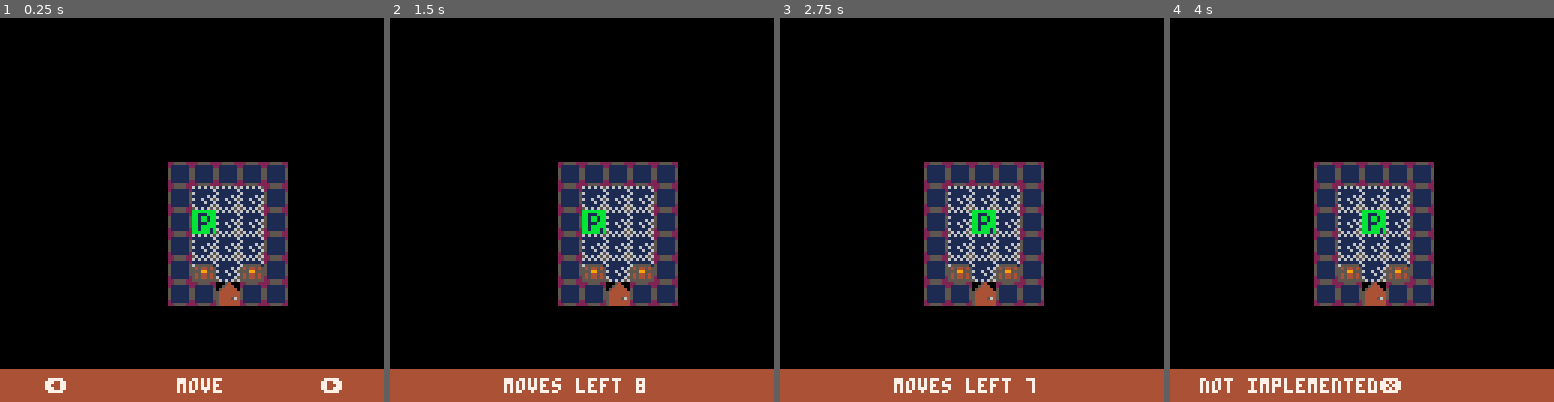
Above: before the commit, frames 1-4 (left to right).
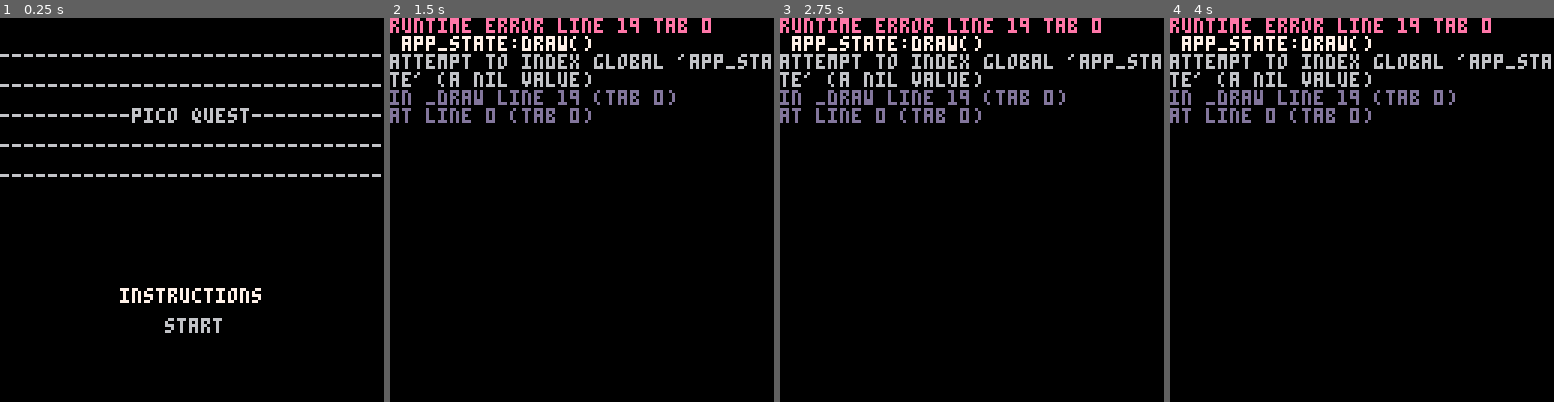
Above: after the commit, the same moments.

Repository: rad-corps/HQuest
Game: PICO-8 cartridge hq.p8
Two runs of this game, one before a commit and one after it. Both use one fixed random seed, a clock stepped at 60 frames per second and the inputs below.
Inputs:
- Up to frame 1 (0.25 s): no input
- Up to frame 2 (1.5 s): tap X (X key) at 0.33, 1.07 s; tap O (Z key) at 0.7 s
- Up to frame 3 (2.75 s): hold Right 1.6-2.1 s; tap O (Z key) at 1.7, 2.1, 2.5 s; tap X (X key) at 1.85 s; hold Up 2.15-2.42 s; hold Right from 2.47 s (still down)
- Up to frame 4 (4 s): tap O (Z key) at 2.9, 3.3, 3.7 s; tap X (X key) at 2.97 s; release Right at 3.03 s; hold Left 3.08-3.58 s; hold Down 3.63-3.97 s

The runs differ from the first frame. In frame 1, 24% of the frame differs, in the area x 0-100%, y 9-100%; in frame 2, 26%, in the area x 0-100%, y 0-100%; in frame 3, 26%; in frame 4, 26%.
Error after the commit: runtime error line 19 tab 0; app_state:draw(); attempt to index global 'app_state' (a nil value)

Commit message:
massive refactor

Diff:
--- a/hq.p8
+++ b/hq.p8
@@ -2,91 +2,157 @@
 version 8
 __lua__
 
+--pico 8 functions
+
 function _init()
-	--state = "move_or_action"
-	wallid = 32
-	actor_index=1
-	map_w=34
-	map_h=25
-	textanimcolour = 5
-	mission_num = 1
-	cam_cache = {0,0}
-
-	move_or_action_menu = {}
-	move_or_action_menu[1] = "         move        "
-	move_or_action_menu[2] = "        attack       "
-	move_or_action_menu[3] = "  search for traps   "
-	move_or_action_menu[4] = " search for treasure "
-	move_or_action_menu[5] = "       use item      "
-	move_or_action_menu[6] = "     player stats    "
-	move_or_action_menu[7] = "     finish turn     "
-
-	rooms={}
-	init_rooms_array()
-
-	my_gui = gui:new()
-
-	--init players and enemies
-	actors={}
-	actors[1] = player:new()
-
-	enemy_type = {}
-
-	--name, hp, ap
-	add(enemy_type, {"goblin",10,2,1,1,1, 16})
-	add(enemy_type, {"skeleton",6,2,2,1,0, 17})
-	add(enemy_type, {"zombie",5,2,3,1,0,18})
-	add(enemy_type, {"orc",8,3,2,1,2,19})
-	add(enemy_type, {"fimir",6,3,3,2,3,20})
-	add(enemy_type, {"mummy",4,3,4,2,0,21})
-	add(enemy_type, {"chaos warrior",7,4,4,3,3,22})
-	add(enemy_type, {"gargoyle",6,4,5,3,4,23})
-
-	chests={}
-
-	timer=0
-
-	init_mission(mission_num)
-end
-
-gui = {}
-
-function gui:new(o)
-	o = o or {}   -- create object if user does not provide one
-	setmetatable(o, self)
-	self.__index = self
-	self.animator = 5
-	self.messages = {}
-	return o
-end
-
-function gui:add_message(msg, callback)
-	local gui_msg = {msg, callback}
-	add(self.messages, gui_msg)
-end
-
-function gui:active_messages()
-	return #self.messages > 0
-end
-
-function gui:update()
-	if #self.messages > 0 then
-		if (btnp(5)) then
-			if self.messages[1][2] != nil then
-				self.messages[1][2]()
+	app_state = main_menu_state
+	animator = 5
+end
+
+function _update()
+	app_state:update()
+end
+
+function _draw()
+	cls()
+
+	animator += 1
+	if (animator > 7) animator = 5
+
+	app_state:draw()
+end
+
+--app states
+------------------------------------------
+main_menu_state={
+	selection = 1,
+
+	update = function()
+		if ( btnp(2) ) then --up
+			main_menu_state.selection += 1
+		elseif ( btnp(3) ) then --down
+			main_menu_state.selection -= 1
+		elseif btnp(5) then
+			if (main_menu_state.selection == 1) then
+				app_state = instructions
 			end
-			pop(self.messages)
-		end
-	end
-end
-
-function gui:draw()
-	camera()
-	rectfill(0,117,128,128, 4)
-	local p = actors[1]
-
-	if p.state == "player_stats" then
+			if (main_menu_state.selection == 2) then
+				app_state = character_select_state
+			end
+		end
+
+		if (main_menu_state.selection > 2) main_menu_state.selection = 1
+		if (main_menu_state.selection < 1) main_menu_state.selection = 2
+	end,
+
+	draw = function()
+		print("---------------------------------", 0, 10, 6)
+		print("---------------------------------", 0, 20)
+		print("-----------pico quest------------", 0, 30)
+		print("---------------------------------", 0, 40)
+		print("---------------------------------", 0, 50)
+		if ( main_menu_state.selection == 1) then
+			print("instructions", 40, 90, animator)
+			print("start", 55, 100, 6)
+		elseif main_menu_state.selection == 2 then
+			print("instructions", 40, 90, 6)
+			print("start", 55, 100, animator)
+		end
+	end
+}
+
+character_select_state={
+	update = function()
+		--todo move this line to inside game_state
+		game_state:init()
+		app_state = game_state
+	end,
+
+	draw = function()
+
+	end
+}
+
+game_state={
+	init=function()
+		wallid = 32
+		actor_index=1
+		map_w=34
+		map_h=25
+		mission_num = 1
+		cam_cache = {0,0}
+
+		move_or_action_menu = {}
+		move_or_action_menu[1] = "         move        "
+		move_or_action_menu[2] = "        attack       "
+		move_or_action_menu[3] = "       use item      "
+		move_or_action_menu[4] = "     player stats    "
+		move_or_action_menu[5] = "     finish turn     "
+
+		rooms={}
+		init_rooms_array()
+
+		--init players and enemies
+		actors={}
+		actors[1] = player:new()
+		actors[1]:init("barbarian")
+
+		enemy_type = {}
+
+		--name, hp, ap
+		add(enemy_type, {"goblin",10,2,1,1,1, 16})
+		add(enemy_type, {"skeleton",6,2,2,1,0, 17})
+		add(enemy_type, {"zombie",5,2,3,1,0,18})
+		add(enemy_type, {"orc",8,3,2,1,2,19})
+		add(enemy_type, {"fimir",6,3,3,2,3,20})
+		add(enemy_type, {"mummy",4,3,4,2,0,21})
+		add(enemy_type, {"chaos warrior",7,4,4,3,3,22})
+		add(enemy_type, {"gargoyle",6,4,5,3,4,23})
+
+		chests={}
+
+		timer=0
+
+		init_mission(mission_num)
+	end,
+
+	update=function()
+		if gui:active_messages() then
+			gui:update()
+		else
+			--update only the current actor
+			actors[actor_index]:update()
+		end
+	end,
+
+	draw=function()
+		for rm in all(rooms) do
+			rm:draw()
+		end
+
+		--draw all actors
+		for ac in all(actors) do
+			ac:draw()
+		end
+
+		--draw all chests
+		for ch in all(chests) do
+			ch:draw()
+		end
+
+		gui:draw()
+	end
+}
+
+player_stats_state = {
+	update = function()
+		if (btnp(4)) app_state = game_state
+	end,
+
+	draw = function()
+		camera()
 		rectfill(0,0,128,128, 4)
+		local p = actors[1]
 		print("name: " .. p.name, 10, 10, 7)
 		print("att: " .. p.ap, 10, 20, 7)
 		print("def: " .. p.dp, 50, 20, 7)
@@ -99,7 +165,35 @@
 			print(item_num_to_string(it), 10, y_offset, 7)
 			y_offset += 10
 		end
-	elseif p.state == "select_item" then
+		restore_camera()
+	end
+}
+
+item_select_state = {
+	update = function ()
+		local p = actors[1]
+		if (btnp(2)) p.item_selection -= 1
+		if (btnp(3)) p.item_selection += 1
+		if (p.item_selection < 1) p.item_selection = #p.items
+		if (p.item_selection > #p.items) p.item_selection = 1
+		if (btnp(5)) then
+			--get item type
+			local item = p.items[p.item_selection]
+			if item == 1 then -- potion
+				local old_bp = p.bp
+				p.bp += 4
+				if(p.bp > p.max_bp) p.bp = p.max_bp
+				gui.add_message("used potion of heal")
+				gui.add_message(p.bp - old_bp .. " body restored" )
+			end
+			del(p.items, p.items[p.item_selection])
+			app_state = game_state
+		end
+	end,
+
+	draw = function()
+		local p = actors[1]
+		camera()
 		rectfill(0,0,128,128, 4)
 		print("items:", 10, 40, 7)
 		local y_offset = 50
@@ -112,33 +206,65 @@
 			end
 			y_offset += 10
 		end
-	end
-
-	self.animator += 1
-	if self.animator > 7 then self.animator = 5 end
-
-	if #self.messages > 0 then
-		print(self.messages[1][1] .. "\x97", 10, 120, 7)
-
-	elseif actor_index == 1 then --draw player gui
-
-		if actors[1].state == "move" then
-			print("       moves left " .. actors[1].ml, 10, 120, 7)
-		elseif actors[1].state == "move_or_action" then
-				print("\x8b" .. move_or_action_menu[actors[1].menu_selection] .. "\x91", 15, 120, 7)
-		elseif actors[1].state == "attack_menu" then
-			print(" \x8bselect enemy\x91   attack\x97", 5, 120, 7)
-			--get cell to hilight
-			local en = actors[1].adjacent_enemies[actors[1].attack_selection]
-			restore_camera()
-			rect(en.x * 8, en.y * 8, en.x * 8 + 7, en.y * 8 + 7, self.animator)
-		end
-	end
-
-	restore_camera()
-end
+		restore_camera()
+	end
+}
+
+--gui
+--------------------------------------
+
+gui = {
+	messages = {},
+
+	add_message = function (msg, callback)
+		local gui_msg = {msg, callback}
+		add(gui.messages, gui_msg)
+	end,
+
+	active_messages = function()
+		return #gui.messages > 0
+	end,
+
+	update = function()
+		if #gui.messages > 0 then
+			if (btnp(5)) then
+				if gui.messages[1][2] != nil then
+					gui.messages[1][2]()
+				end
+				pop(gui.messages)
+			end
+		end
+	end,
+
+	draw = function()
+		camera()
+		rectfill(0,117,128,128, 4)
+		local p = actors[1]
+
+		if #gui.messages > 0 then
+			print(gui.messages[1][1] .. "\x97", 10, 120, 7)
+
+		elseif actor_index == 1 then --draw player gui
+
+			if p.state == "move" then
+				print("       moves left " .. p.ml, 10, 120, 7)
+			elseif p.state == "move_or_action" then
+					print("\x8b" .. move_or_action_menu[p.menu_selection] .. "\x91", 15, 120, 7)
+			elseif p.state == "attack_menu" then
+				print(" \x8bselect enemy\x91   attack\x97", 5, 120, 7)
+				--get cell to hilight
+				local en = p.adjacent_enemies[p.attack_selection]
+				restore_camera()
+				rect(en.x * 8, en.y * 8, en.x * 8 + 7, en.y * 8 + 7, animator)
+			end
+		end
+
+		restore_camera()
+	end
+}
 
 --chest class
+-------------------------
 chest = {}
 
 function chest:new(o)
@@ -165,6 +291,7 @@
 end
 
 --room class
+-------------------------
 room={}
 
 function room:new(o)
@@ -203,6 +330,9 @@
 	end
 end
 
+--player class
+-------------------------
+
 player = {}
 
 --player methods
@@ -210,7 +340,29 @@
 	o = o or {}   -- create object if user does not provide one
 	setmetatable(o, self)
 	self.__index = self
-	self.ml = 12
+	return o
+end
+
+function player:init(type)
+	if type == "barbarian" then
+		self.sprite = 0
+		self.ap = 3
+		self.dp = 2
+		self.max_bp = 8
+		self.mp = 0
+	elseif type == "elf" then
+		self.ap = 2
+		self.dp = 2
+		self.max_bp = 6
+		self.mp = 4
+	elseif type == "wizard" then
+		self.ap = 1
+		self.dp = 2
+		self.max_bp = 4
+		self.mp = 8
+	end
+
+	self.ml = 0
 	self.x = 0
 	self.y = 0
 	self.menu_selection = 1
@@ -220,19 +372,14 @@
 	self.action_used = false
 	self.dice_rolled = false
 
-	self.name = "barbarian"
-	--self.ms = ed[2]
-	self.ap = 3
-	self.dp = 2
-	self.max_bp = 8
-	self.bp = self.max_bp
-	self.mp = 3
-	self.sprite = 0
+	self.name = type
+	self.type = type
+
 	self.human = true
 	self.alive = true
 	self.g = 0
 	self.items = {}
-	return o
+	self.bp = self.max_bp
 end
 
 function player:update()
@@ -252,29 +399,6 @@
 		self:do_move_or_action_menu()
 	elseif self.state == "attack_menu" then
 		self:do_attack_menu()
-	elseif self.state == "select_item" then
-		self:do_item_menu()
-	end
-end
-
-function player:do_item_menu()
-	if (btnp(2)) self.item_selection -= 1
-	if (btnp(3)) self.item_selection += 1
-	if (self.item_selection < 1) self.item_selection = #self.items
-	if (self.item_selection > #self.items) self.item_selection = 1
-	if (btnp(5)) then
-		--get item type
-		--todo bounds checking
-		local item = self.items[self.item_selection]
-		if item == 1 then -- potion
-			local old_bp = self.bp
-			self.bp += 4
-			if(self.bp > self.max_bp) self.bp = self.max_bp
-			gui:add_message("used potion of heal")
-			gui:add_message(self.bp - old_bp .. " body restored" )
-		end
-		self.state = "move_or_action"
-		del(self.items, self.items[self.item_selection])
 	end
 end
 
@@ -284,17 +408,15 @@
 end
 
 function player:draw()
-	if self.state != "player_stats" and self.state != "select_item" then
-		--centre camera
-		if actor_index == 1 then
-			set_camera(self.x * 8 - 64, self.y * 8 - 64)
-		end
-
-		spr(0,self.x * 8, self.y * 8)
-
-		if actor_index == 1 then
-			restore_camera()
-		end
+	--centre camera
+	if actor_index == 1 then
+		set_camera(self.x * 8 - 64, self.y * 8 - 64)
+	end
+
+	spr(0,self.x * 8, self.y * 8)
+
+	if actor_index == 1 then
+		restore_camera()
 	end
 end
 
@@ -303,7 +425,7 @@
 	if self.dice_rolled == false then
 		self.ml = player:rollmovementdice()
 		self.dice = self.ml
-		gui:add_message("player rolled: " .. self.ml)
+		gui.add_message("player rolled: " .. self.ml)
 		self.dice_rolled = true
 		do return end
 	end
@@ -323,13 +445,13 @@
 			if ( ch != nil and ch.opened == false) then
 				if ch.chest_type == 1 then --gold
 					--display what is in it through the gui
-					gui:add_message("you found " .. ch.amount .. " gold")
+					gui.add_message("you found " .. ch.amount .. " gold")
 
 					--add the contents to the player's inventory
 					self.g += ch.amount
 				elseif ch.chest_type == 2 then --item (ch.amount gives us the type)
 					--
-					gui:add_message("you found " .. item_num_to_string(ch.amount))
+					gui.add_message("you found " .. item_num_to_string(ch.amount))
 
 					add(self.items, ch.amount)
 
@@ -387,14 +507,6 @@
 		self.ml -= 1
 		reveal_rooms(self.x, self.y)
 	end
-
-	--next actor if we run out of moves
-	if self.ml <= 0 then
-		--actor_index += 1
-		--self.move_used = true
-		--self.state = "move_or_action"
-
-	end
 end
 
 function player:do_move_or_action_menu()
@@ -411,7 +523,7 @@
 			if self.action_used == false then
 				--check if enemy is adjacent todo this shouldnt be called every frame
 				self.adjacent_enemies = self:get_adjacent_enemies()
-				if (#self.adjacent_enemies == 0) gui:add_message("no enemies to attack")
+				if (#self.adjacent_enemies == 0) gui.add_message("no enemies to attack")
 				if (#self.adjacent_enemies > 0) then
 					for en in all(self.adjacent_enemies) do
 						printh(en.name)
@@ -420,19 +532,15 @@
 					self.attack_selection = 1
 				end
 			else
-				gui:add_message("action already performed")
+				gui.add_message("action already performed")
 			end
 
-		elseif self.menu_selection == 3 then --search for traps
-			gui:add_message("not implemented")
-		elseif self.menu_selection == 4 then --search for treasure
-			gui:add_message("not implemented")
-		elseif self.menu_selection == 5 then --use item
-			self.state = "select_item"
-		elseif self.menu_selection == 6 then --player stats
-			self.state = "player_stats"
-
-		elseif self.menu_selection == 7 then --end turn
+		elseif self.menu_selection == 3 then --use item
+			app_state = item_select_state
+		elseif self.menu_selection == 4 then --player stats
+			app_state = player_stats_state
+
+		elseif self.menu_selection == 5 then --end turn
 			actor_index += 1
 			self.move_used = false
 			self.action_used = false
@@ -622,41 +730,6 @@
 	end
 end
 
---pico 8 functions
-
-
-function _update()
-
-	if my_gui:active_messages() then
-		my_gui:update()
-	else
-		--update only the current actor
-		actors[actor_index]:update()
-	end
-end
-
-function _draw()
-	--clear screen and draw map
-	cls()
-	--map()
-
-	for rm in all(rooms) do
-		rm:draw()
-	end
-
-	--draw all actors
-	for k, v in pairs(actors) do
-		v:draw()
-	end
-
-		--draw all actors
-	for ch in all(chests) do
-		ch:draw()
-	end
-
-	my_gui:draw()
-end
-
 --helper functions
 function item_num_to_string(item_num)
 	ret = item_num .. " not implemented"
@@ -686,7 +759,7 @@
 end
 
 function do_actor_attack(attacker, defender)
-	gui:add_message(attacker.name .. " attacks " .. defender.name)
+	gui.add_message(attacker.name .. " attacks " .. defender.name)
 
 	--human players get 2 sides of dice for defence, ai get 1
 	local defender_def_dice_sides = 2
@@ -713,7 +786,7 @@
 			attack_hits += 1
 		end
 	end
-	gui:add_message(attacker.name .. " rolls " .. attack_hits .. " attack")
+	gui.add_message(attacker.name .. " rolls " .. attack_hits .. " attack")
 
 	for i=1, defence_dice do
 		local defence_die = flr(rnd(6))
@@ -721,24 +794,24 @@
 			defence_hits += 1
 		end
 	end
-	gui:add_message(defender.name .. " rolls " .. defence_hits .. " defence")
+	gui.add_message(defender.name .. " rolls " .. defence_hits .. " defence")
 
 	--do the math
 	if attack_hits > defence_hits then
 		local damage = attack_hits - defence_hits
 		defender.bp -= damage
-		gui:add_message(defender.name .. " loses " .. damage .. " bp")
+		gui.add_message(defender.name .. " loses " .. damage .. " bp")
 		if defender.bp > 0 then
-			gui:add_message(defender.name .. " has " .. defender.bp .. " bp left")
+			gui.add_message(defender.name .. " has " .. defender.bp .. " bp left")
 		elseif defender.bp <= 0 then
 
-			gui:add_message(defender.name .. " has been killed", function()
+			gui.add_message(defender.name .. " has been killed", function()
 				defender.alive = false
 				defender.active = false
 				end)
 		end
 	else
-		gui:add_message(attacker.name .. " misses")
+		gui.add_message(attacker.name .. " misses")
 	end
 
 end
